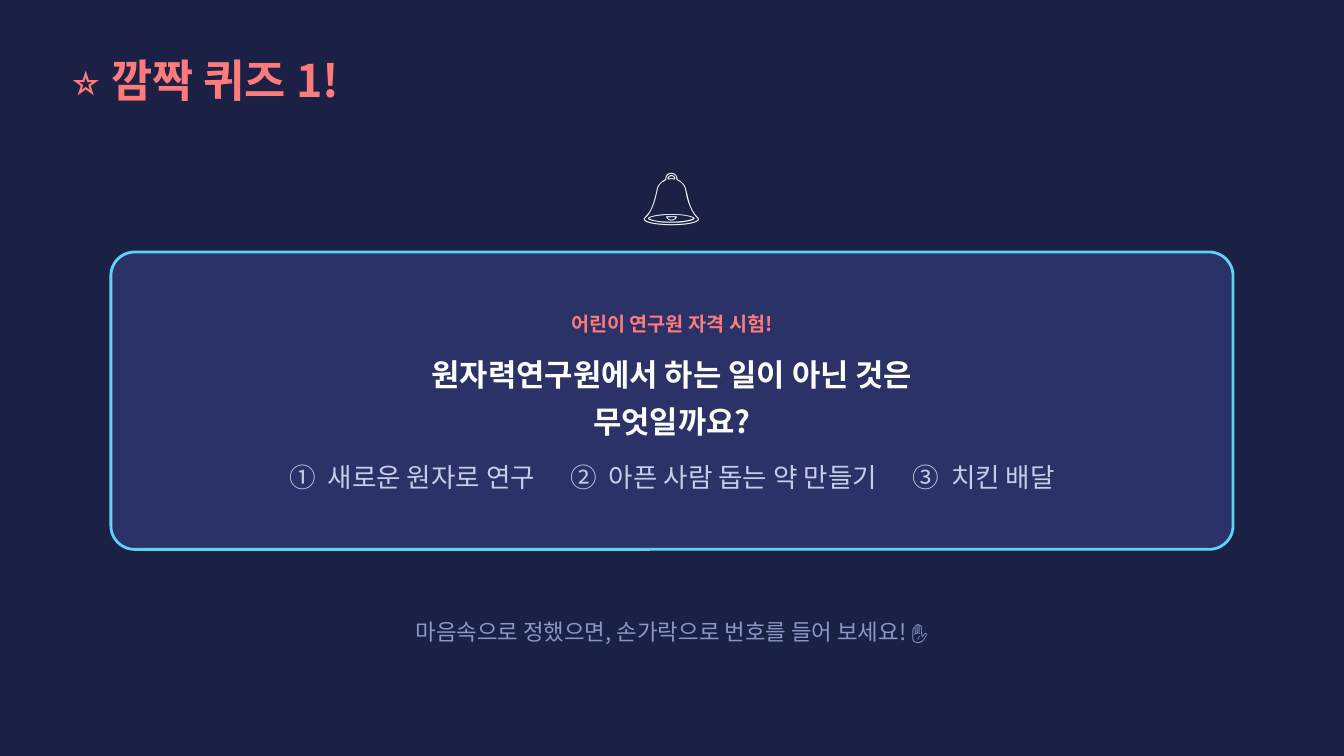
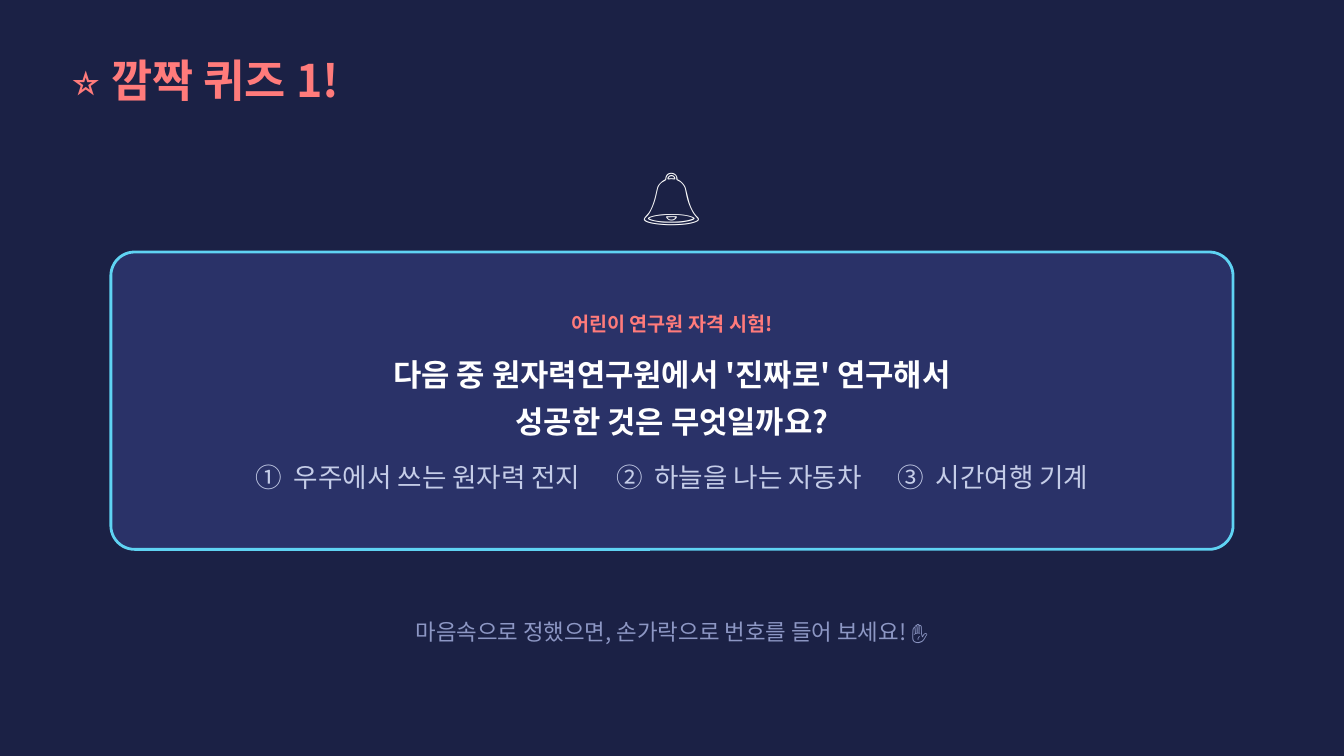
Before and after one commit to parksang-jun/ecture-materials, a slide deck: slide 7 of 강의자료/1일 어린이 연구원_초등 3-4학년용.pptx (slide 6 before the commit). Drawn at 1344x756 pixels with LibreOffice and Linux fonts; fonts in the diff are those of the drawing. Boxes give left, top, right and bottom in pixels: in the first picture for what was removed or moved away, otherwise in the second. Text is boxed around its words. In the diff, an @@ line names an element or a change of style, - is before the commit and + after.

```diff
--- a/강의자료/1일 어린이 연구원_초등 3-4학년용.pptx
+++ b/강의자료/1일 어린이 연구원_초등 3-4학년용.pptx
@@ text in rounded rectangle at (x1=256, y1=360, x2=1088, y2=490): text changed; size 19 to 22 pt; text colour #C5CDE8 to #FFFFFF; bold on @@
-원자력연구원에서 하는 일이 아닌 것은
-무엇일까요?
-① 새로운 원자로 연구 ② 아픈 사람 돕는 약 만들기 ③ 치킨 배달
+다음 중 원자력연구원에서 '진짜로' 연구해서
+성공한 것은 무엇일까요?
+① 우주에서 쓰는 원자력 전지 ② 하늘을 나는 자동차 ③ 시간여행 기계
```
Also in this commit, not shown: 16 other slides changed, 2 slides added, 1 slide removed, 2 other files.
